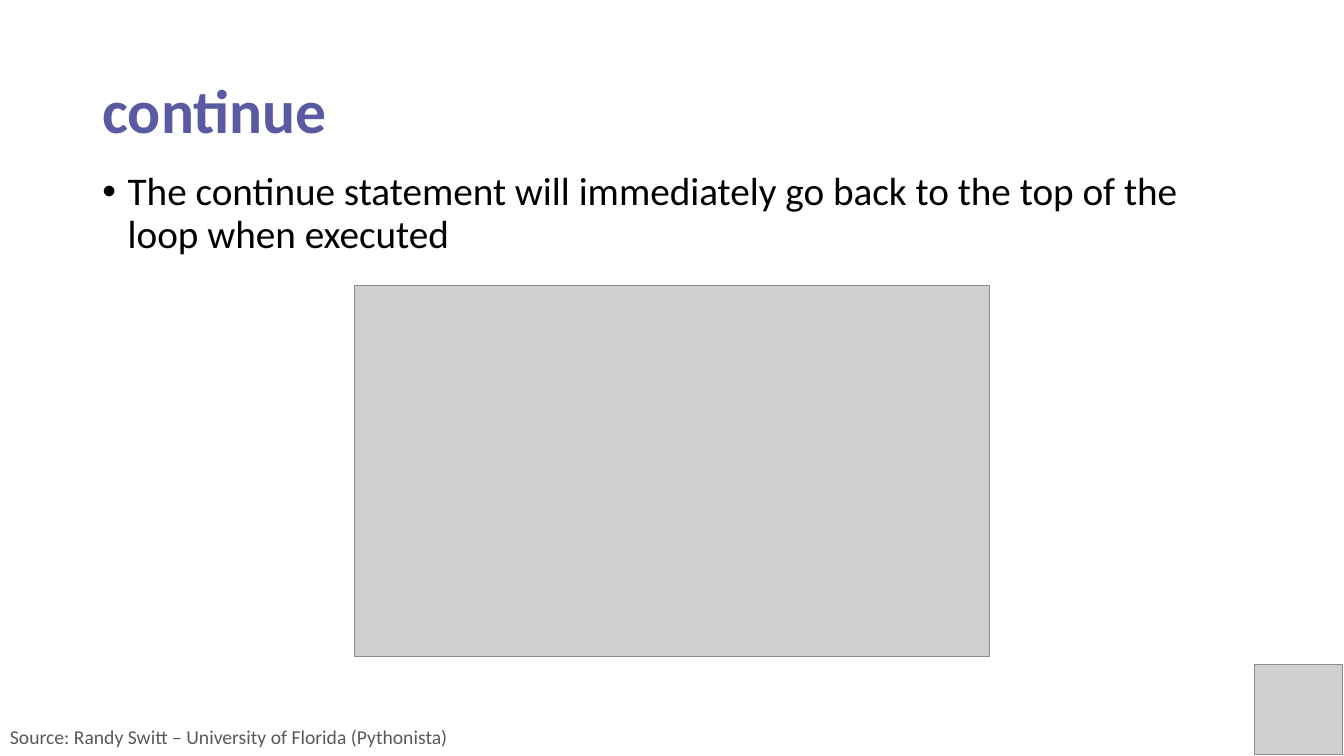
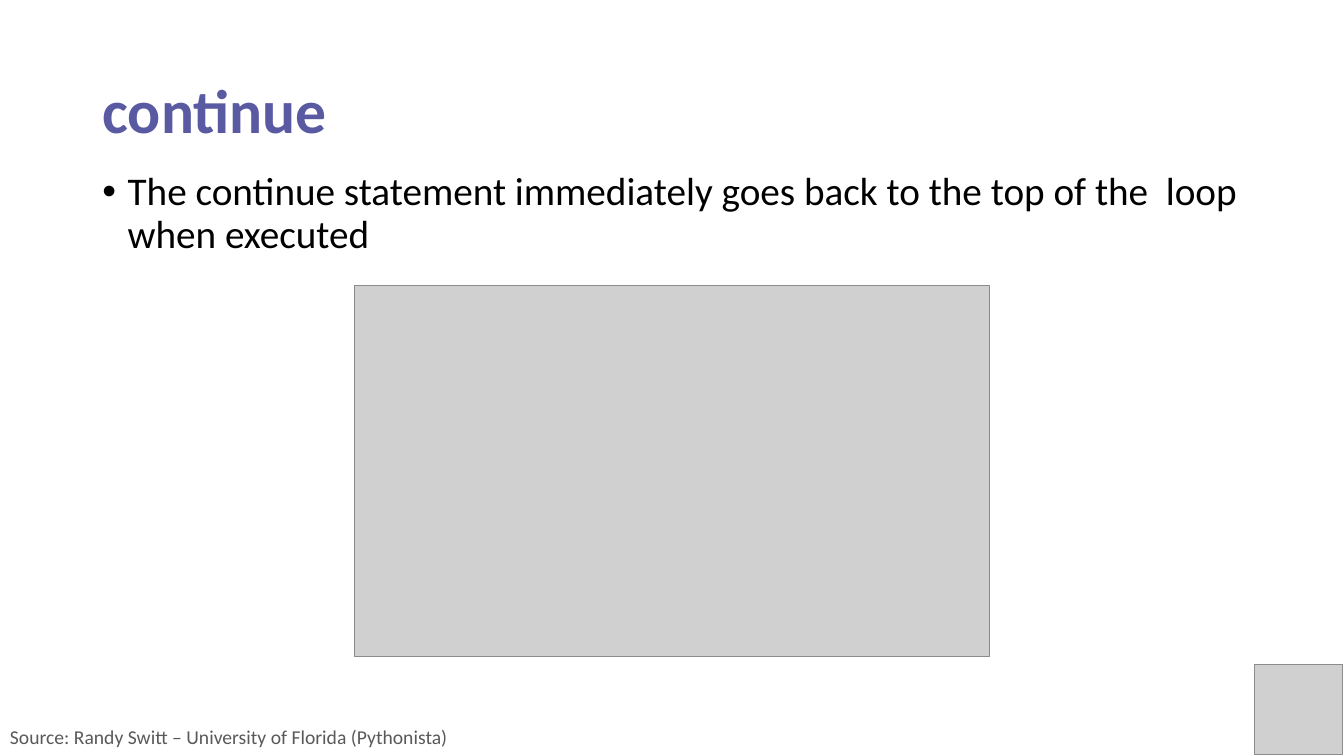
Before and after one commit to PracticumAI/python, a slide deck: slide 7 of presentations/03.1_loops.pptx (slide 5 before the commit). Drawn at 1344x756 pixels with LibreOffice and Linux fonts; fonts in the diff are those of the drawing; grey boxes stand for pictures. Boxes give left, top, right and bottom in pixels: in the first picture for what was removed or moved away, otherwise in the second. Text is boxed around its words. In the diff, an @@ line names an element or a change of style, - is before the commit and + after.

```diff
--- a/presentations/03.1_loops.pptx
+++ b/presentations/03.1_loops.pptx
@@ text at bbox=[128, 177, 1237, 249]: text changed @@
-• The continue statement will immediately go back to the top of the loop when executed
+• The continue statement immediately goes back to the top of the loop when executed
```
Also in this commit, not shown: 5 other slides changed, 4 slides added, 3 other files.
